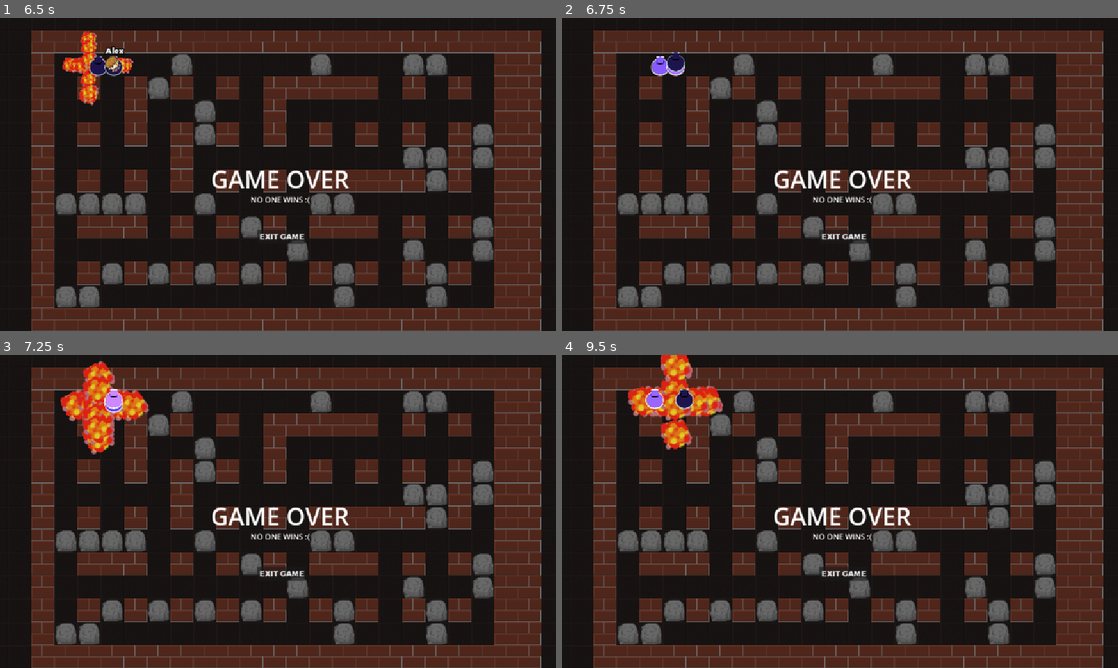
Above: before the commit, frames 1-4 (two rows, left to right).
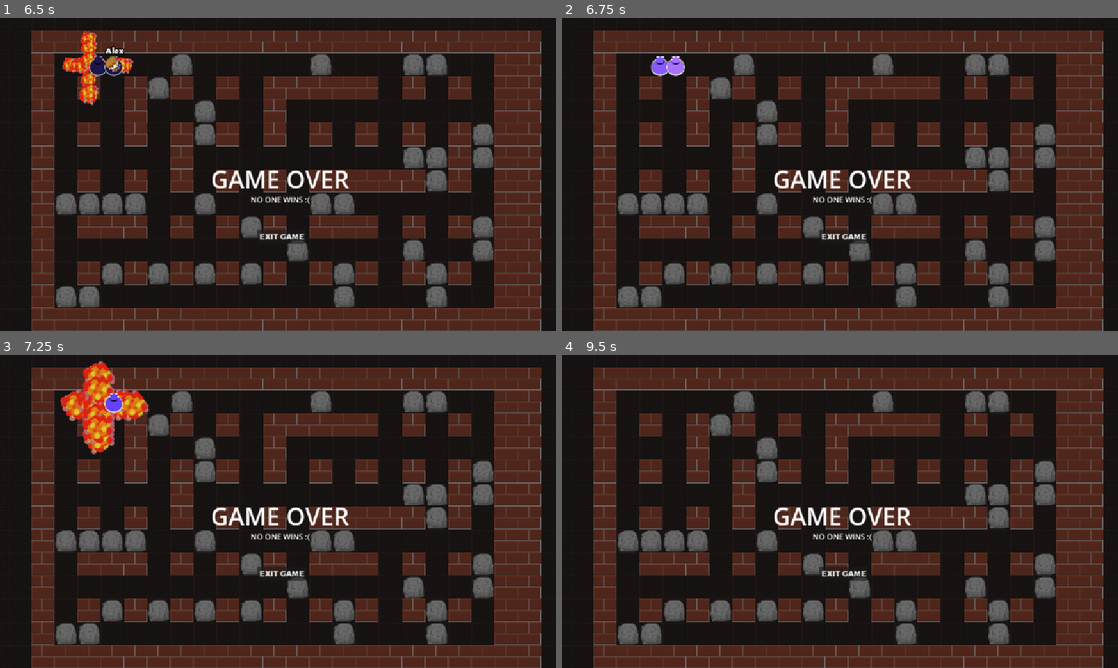
Above: after the commit, the same moments.

Repository: AshishKumarD/BomberGame
Game: Godot game, scene res://lobby.tscn
Same seed, same stepped clock (60 frames per second), same inputs: the game is played once before the commit and once after it.
Inputs (mouse positions are in pixels of both pictures, inside the frame that each line leads up to):
- Up to frame 1 (6.5 s): click (255, 158) at 0.52 s; type "Alex" at 0.6 s; click "Host" at 1.25 s; click "START!" at 2 s; tap Enter at 2.75 s; hold D (move_right) 2.78-3.53 s; hold Space (set_bomb) 2.78-3.53 s; hold S (move_down) 3.53-4.28 s; tap Space (set_bomb) at 3.6, 5.1 s; hold D (move_right) 4.28-5.03 s; hold Space (set_bomb) 4.28-5.03 s; hold Z (move_up) 5.03-5.78 s; hold A (move_left) from 5.78 s (still down); hold Space (set_bomb) from 5.78 s (still down)
- Up to frame 2 (6.75 s): keep holding A (move_left); release Space (set_bomb) at 6.53 s; tap Space (set_bomb) at 6.6 s
- Up to frame 3 (7.25 s): keep holding A (move_left)
- Up to frame 4 (9.5 s): release A (move_left) at 7.28 s; hold S (move_down) 7.28-8.03 s; hold Space (set_bomb) 7.28-8.03 s; hold D (move_right) 8.03-8.78 s; tap Space (set_bomb) at 8.1 s; hold Z (move_up) from 8.78 s (still down); hold Space (set_bomb) from 8.78 s (still down)

Frame 1 is identical in both runs. In frame 2, 0.2% of the frame differs, in the area x 18-23%, y 10-18%; in frame 3, 0.2%; in frame 4, 2.4%, in the area x 11-29%, y 0-31%.

Commit message:
Disable bomb for dead player

Diff:
--- a/player.tscn
+++ b/player.tscn
@@ -4,7 +4,7 @@
 [ext_resource type="Texture2D" uid="uid://bsqovikudjr0q" path="res://charwalk.png" id="2"]
 [ext_resource type="FontFile" uid="uid://knb8u535cfkw" path="res://montserrat.otf" id="3"]
 [ext_resource type="Script" uid="uid://h1sr1twq1myg" path="res://player_controls.gd" id="4_k1vfr"]
-[ext_resource type="AudioStream" uid="uid://cicql3uoyj37e" path="res://audio/ouch.mp3" id="5_sweqy"]
+[ext_resource type="AudioStream" uid="uid://rnpdqn7e4scc" path="res://audio/videogame-death-sound-43894.mp3" id="5_sweqy"]
 
 [sub_resource type="CircleShape2D" id="1"]
 radius = 20.0
@@ -71,46 +71,34 @@
 tracks/1/type = "value"
 tracks/1/imported = false
 tracks/1/enabled = true
-tracks/1/path = NodePath(".:stunned")
+tracks/1/path = NodePath("sprite:rotation")
 tracks/1/interp = 1
 tracks/1/loop_wrap = true
 tracks/1/keys = {
-"times": PackedFloat32Array(1),
-"transitions": PackedFloat32Array(1),
-"update": 1,
-"values": [false]
-}
-tracks/2/type = "value"
-tracks/2/imported = false
-tracks/2/enabled = true
-tracks/2/path = NodePath("sprite:rotation")
-tracks/2/interp = 1
-tracks/2/loop_wrap = true
-tracks/2/keys = {
 "times": PackedFloat32Array(0, 1),
 "transitions": PackedFloat32Array(1, 1),
 "update": 0,
 "values": [-6.28319, 0.0]
 }
+tracks/2/type = "value"
+tracks/2/imported = false
+tracks/2/enabled = true
+tracks/2/path = NodePath("AudioStreamPlayer2D:playing")
+tracks/2/interp = 1
+tracks/2/loop_wrap = true
+tracks/2/keys = {
+"times": PackedFloat32Array(0.0333333),
+"transitions": PackedFloat32Array(1),
+"update": 1,
+"values": [true]
+}
 tracks/3/type = "value"
 tracks/3/imported = false
 tracks/3/enabled = true
-tracks/3/path = NodePath("AudioStreamPlayer2D:playing")
+tracks/3/path = NodePath(".:visible")
 tracks/3/interp = 1
 tracks/3/loop_wrap = true
 tracks/3/keys = {
-"times": PackedFloat32Array(0.0333333),
-"transitions": PackedFloat32Array(1),
-"update": 1,
-"values": [true]
-}
-tracks/4/type = "value"
-tracks/4/imported = false
-tracks/4/enabled = true
-tracks/4/path = NodePath(".:visible")
-tracks/4/interp = 1
-tracks/4/loop_wrap = true
-tracks/4/keys = {
 "times": PackedFloat32Array(1),
 "transitions": PackedFloat32Array(1),
 "update": 1,
Not shown, added: audio/videogame-death-sound-43894.mp3.import
Not shown, added: audio/videogame-death-sound-43894.mp3
